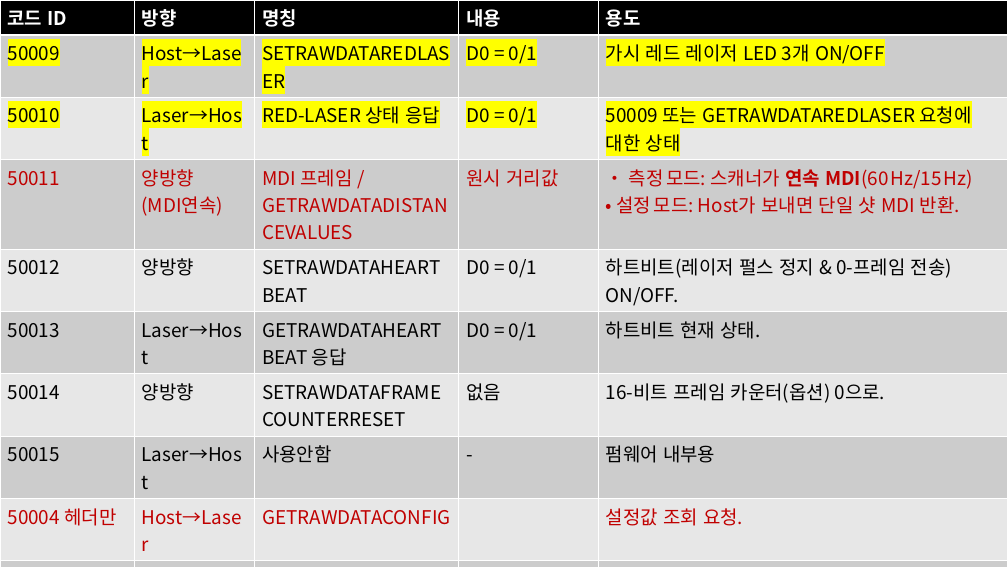
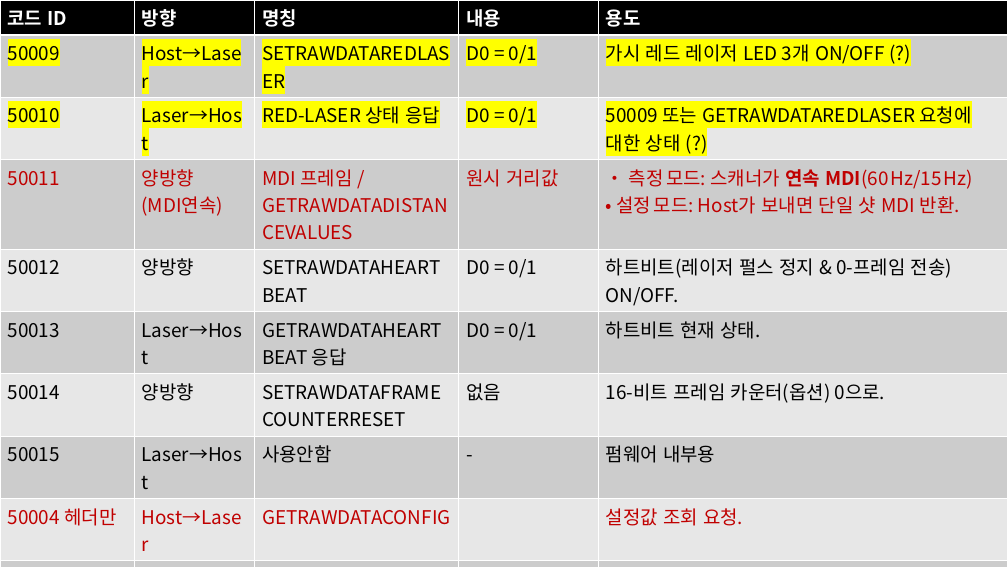
Before and after one commit to sonsungjong/CProject2, a slide deck: slide 2 of LZR_Tester/메시지정리.pptx. Drawn at 1008x567 pixels with LibreOffice and Linux fonts; fonts in the diff are those of the drawing. Boxes give left, top, right and bottom in pixels: in the first picture for what was removed or moved away, otherwise in the second. Text is boxed around its words. In the diff, an @@ line names an element or a change of style, - is before the commit and + after.

```diff
--- a/LZR_Tester/메시지정리.pptx
+++ b/LZR_Tester/메시지정리.pptx
@@ table at bbox=[0, 0, 1008, 567] @@
-row 2, column 5: 가시 레드 레이저 LED 3개 ON/OFF
+row 2, column 5: 가시 레드 레이저 LED 3개 ON/OFF (?)
-row 3, column 5: 50009 또는 GETRAWDATAREDLASER 요청에 대한 상태
+row 3, column 5: 50009 또는 GETRAWDATAREDLASER 요청에 대한 상태 (?)
```
Also in this commit, not shown: 3 other files.
